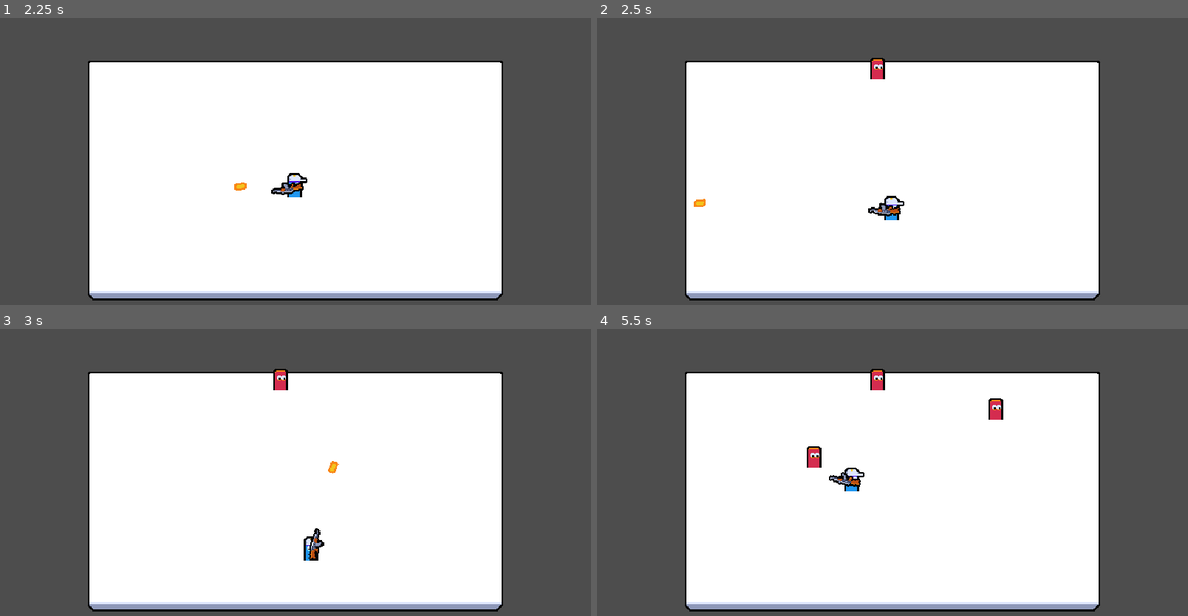
Above: before the commit, frames 1-4 (two rows, left to right).
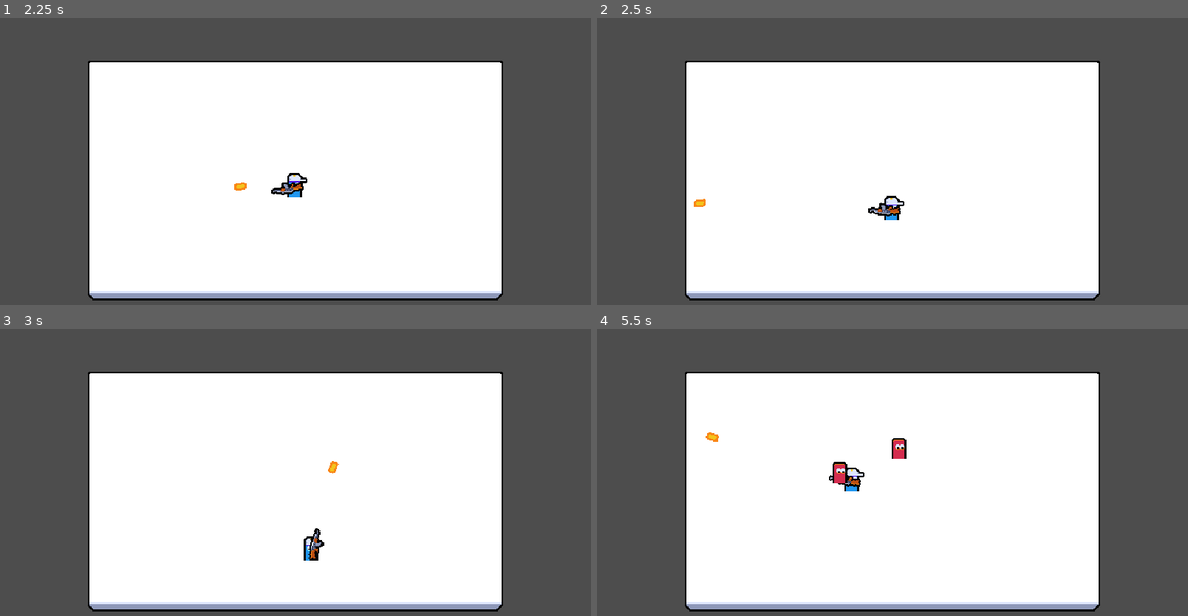
Above: after the commit, the same moments.

Repository: smarshallprice/hazmat-heroes
Game: Godot game, scene res://ui/main_menu/main_menu.tscn
Same seed, same stepped clock (60 frames per second), same inputs: the game is played once before the commit and once after it.
Inputs (mouse positions are in pixels of both pictures, inside the frame that each line leads up to):
- Up to frame 1 (2.25 s): tap Enter at 0.5 s; move the mouse to (425, 158) at 0.52 s; press the mouse at (425, 158) at 0.53 s; hold D (move_right) 0.53-1.25 s; release the mouse at (425, 158) at 1.25 s; click "Host" at 1.25 s; tap Space at 2 s; move the mouse to (177, 193) at 2.02 s; hold S (move_down) from 2.03 s (still down); click (177, 193) at 2.1 s
- Up to frame 2 (2.5 s): keep holding S (move_down)
- Up to frame 3 (3 s): move the mouse to (354, 415) at 2.77 s; release S (move_down) at 2.78 s; press the mouse at (354, 415) at 2.78 s; hold D (move_right) from 2.78 s (still down)
- Up to frame 4 (5.5 s): move the mouse to (862, 552) at 3.52 s; release D (move_right) at 3.53 s; release the mouse at (862, 552) at 3.53 s; hold W (move_up) 3.53-4.28 s; click (862, 552) at 3.6 s; move the mouse to (1069, 535) at 4.27 s; press the mouse at (1069, 535) at 4.28 s; hold A (move_left) from 4.28 s (still down); move the mouse to (715, 438) at 5.02 s; release the mouse at (715, 438) at 5.03 s; click (715, 438) at 5.1 s

Frame 1 is identical in both runs. In frame 2, 0.2% of the frame differs, in the area x 46-49%, y 13-22%; in frame 3, 0.2%; in frame 4, 0.9%, in the area x 18-69%, y 13-54%.

Commit message:
enemy rounds and spawn timer. Also random script to rename a godot project

Diff:
--- a/entities/enemy/enemy.gd
+++ b/entities/enemy/enemy.gd
@@ -2,16 +2,50 @@
 extends CharacterBody2D
 
 @onready var area_2d:Area2D = $Area2D
+@onready var target_acquisition_timer:Timer = $TargetAvquisitionTimer
 
 var current_health:int = 1
+var target_position:Vector2
 
 func _ready() -> void:
     area_2d.area_entered.connect(_on_area_entered)
+    target_acquisition_timer.timeout.connect(_on_target_acquistion_timeout)
+    if is_multiplayer_authority():
+        #get target on spawn
+        acquire_target()
+
+func _process(delta: float) -> void:
+    if is_multiplayer_authority():
+        #returns normalize directrion pointing to target position
+        velocity = global_position.direction_to(target_position) * 40
+        move_and_slide()
 
 func  handle_hit() -> void:
     current_health -= 1
     if current_health <= 0:
         queue_free()
+
+func acquire_target()-> void:
+    #Get all the players via player group
+    var players = get_tree().get_nodes_in_group("player")
+
+    var nearest_player:Player = null
+    var nearest_squared_distance:float
+    for player in players:
+        if nearest_player == null:
+            nearest_player = player
+            #distance square to enemy from player.
+            #distance_squared_to is more effeciant than distance_to
+            nearest_squared_distance = nearest_player.global_position.distance_squared_to(global_position)
+            continue
+        #How far is the player from enemy
+        var player_squared_distance: float = player.global_position.distance_squared_to(global_position);
+        if player_squared_distance < nearest_squared_distance:
+            nearest_squared_distance = player_squared_distance
+            nearest_player = player
+    if nearest_player != null:
+        target_position = nearest_player.global_position
+
 
 func _on_area_entered(other_area: Area2D) -> void:
     if !is_multiplayer_authority():
@@ -20,3 +54,7 @@
         var bullet = other_area.owner as Bullet
         bullet.register_collision()
         handle_hit()
+
+func _on_target_acquistion_timeout()-> void:
+    if is_multiplayer_authority():
+        acquire_target()
--- a/entities/enemy/enemy.tscn
+++ b/entities/enemy/enemy.tscn
@@ -6,7 +6,7 @@
 [sub_resource type="SceneReplicationConfig" id="SceneReplicationConfig_im2q6"]
 properties/0/path = NodePath(".:global_position")
 properties/0/spawn = true
-properties/0/replication_mode = 0
+properties/0/replication_mode = 1
 
 [sub_resource type="RectangleShape2D" id="RectangleShape2D_12j5o"]
 size = Vector2(16, 24)
@@ -21,6 +21,10 @@
 
 [node name="MultiplayerSynchronizer" type="MultiplayerSynchronizer" parent="." unique_id=1718204164]
 replication_config = SubResource("SceneReplicationConfig_im2q6")
+
+[node name="TargetAvquisitionTimer" type="Timer" parent="." unique_id=931314591]
+wait_time = 0.2
+autostart = true
 
 [node name="Area2D" type="Area2D" parent="." unique_id=1640220654]
 position = Vector2(0, -12)
--- a/entities/player/player.tscn
+++ b/entities/player/player.tscn
@@ -12,7 +12,7 @@
 
 [sub_resource type="CircleShape2D" id="CircleShape2D_12j5o"]
 
-[node name="Player" type="CharacterBody2D" unique_id=126363585]
+[node name="Player" type="CharacterBody2D" unique_id=126363585 groups=["player"]]
 collision_layer = 0
 motion_mode = 1
 script = ExtResource("1_symyc")
--- a/manager/enemy_manager.gd
+++ b/manager/enemy_manager.gd
@@ -1,18 +1,42 @@
 class_name EnemyManager
 extends Node
+
+const ROUND_BASE_TIME:int = 10
+const ROUND_GROWTH:int = 5
+const BASE_ENEMY_SPAWN_TIME:float = 2
+const BASE_ENEMY_SPAWN_TIME_GROWTH:float = -.15 #as rounbds increase, descrease time between spawns by .15 secs
 
 @export var enemy_scene:PackedScene
 @export var enemy_spawn_root:Node
 @export var spawn_rect:ReferenceRect
 
 @onready var spawn_internval_timer:Timer = $SpawnIntervalTimer
+@onready var round_timer:Timer = $RoundTimer
+
+var round_count := 0
 
 func _ready() -> void:
     spawn_internval_timer.timeout.connect(_on_spawn_interval_timer_timeout)
+    round_timer.timeout.connect(_on_round_timer_timeout)
+    begin_round()
+
+#round are goingb to be longer, based on round count
+#enemies will spawn quicker based on round count
+func begin_round()->void:
+    round_count += 1
+    #add  5 seconds (ROUND_GROWTH) after base time after first round. Video 22 - 5:30
+    round_timer.wait_time = ROUND_BASE_TIME + ((round_count - 1) * ROUND_GROWTH)
+    round_timer.start()
+
+    #first round will have base time, then we descrease (BASE_ENEMY_SPAWN_TIME_GROWTH) that after first
+    spawn_internval_timer.wait_time = BASE_ENEMY_SPAWN_TIME+ ((round_count - 1) * BASE_ENEMY_SPAWN_TIME_GROWTH)
+    spawn_internval_timer.start()
+
 
 func _on_spawn_interval_timer_timeout() -> void:
     if is_multiplayer_authority():
         spawn_enemy()
+        spawn_internval_timer.start()
 
 func spawn_enemy() -> void:
     var enemy = enemy_scene.instantiate() as Enemy
@@ -24,3 +48,8 @@
     var y = randi_range(0, spawn_rect.size.y)
 
     return spawn_rect.global_position + Vector2(x,y)
+
+func _on_round_timer_timeout()->void:
+    if is_multiplayer_authority():
+        spawn_internval_timer.stop()
+        print("round over")
--- a/manager/enemy_manager.tscn
+++ b/manager/enemy_manager.tscn
@@ -7,5 +7,8 @@
 script = ExtResource("1_fq440")
 enemy_scene = ExtResource("2_46ilc")
 
+[node name="RoundTimer" type="Timer" parent="." unique_id=471960729]
+one_shot = true
+
 [node name="SpawnIntervalTimer" type="Timer" parent="." unique_id=1588555573]
-autostart = true
+one_shot = true
Not shown, added: rename_godot_project.py
